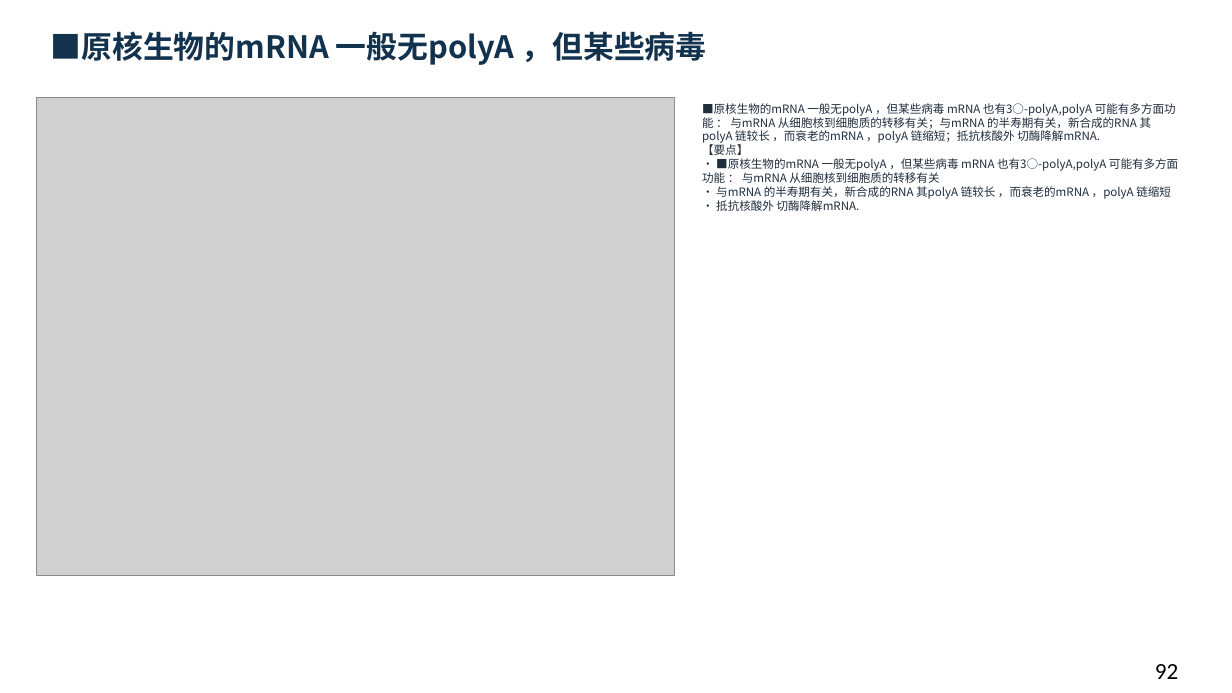
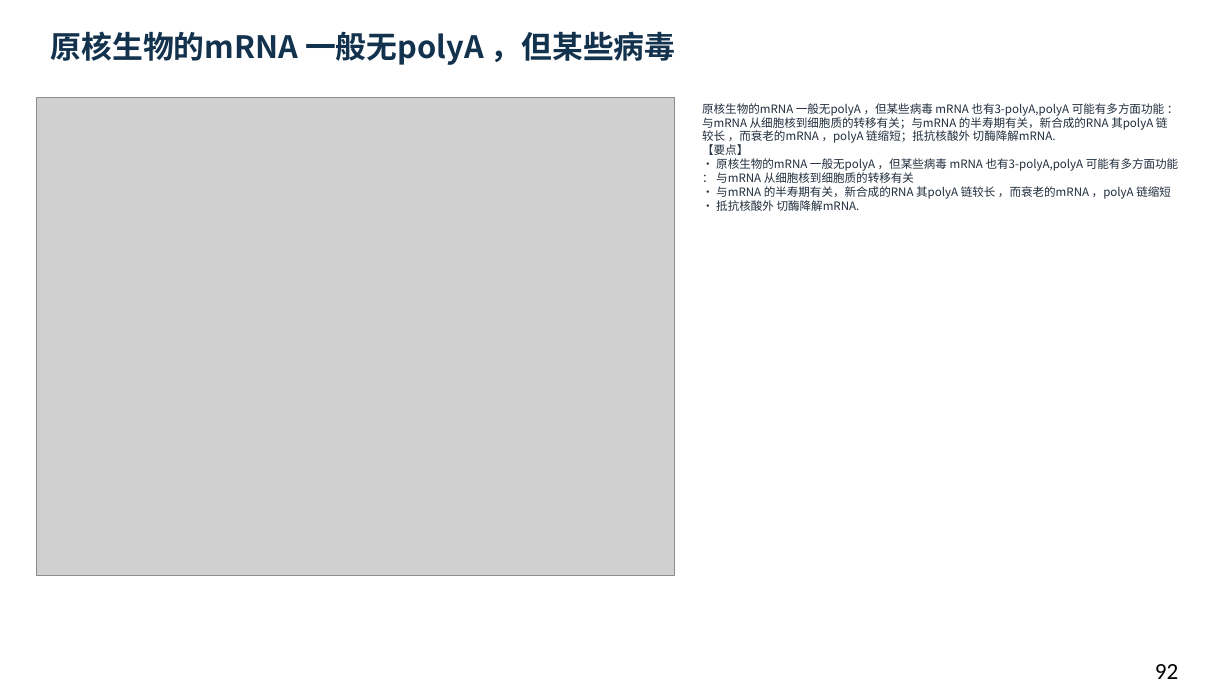
Before and after one commit to newkan-li/Biochemistry, a slide deck: slide 92 of downloads/bc11-ai-style.pptx. Drawn at 1232x693 pixels with LibreOffice and Linux fonts; fonts in the diff are those of the drawing; grey boxes stand for pictures. Boxes give left, top, right and bottom in pixels: in the first picture for what was removed or moved away, otherwise in the second. Text is boxed around its words. In the diff, an @@ line names an element or a change of style, - is before the commit and + after.

```diff
--- a/downloads/bc11-ai-style.pptx
+++ b/downloads/bc11-ai-style.pptx
@@ text at (51, 31, 676, 65): text changed @@
-■原核生物的mRNA 一般无polyA ，但某些病毒
+原核生物的mRNA 一般无polyA ，但某些病毒
@@ text at (702, 103, 1178, 211): text changed @@
-■原核生物的mRNA 一般无polyA ，但某些病毒 mRNA 也有3○-polyA,polyA 可能有多方面功能 ： 与mRNA 从细胞核到细胞质的转移有关；与mRNA 的半寿期有关，新合成的RNA 其polyA 链较长 ，而衰老的mRNA ，polyA 链缩短；抵抗核酸外 切酶降解mRNA.
-【要点】
-• ■原核生物的mRNA 一般无polyA ，但某些病毒 mRNA 也有3○-polyA,polyA 可能有多方面功能 ： 与mRNA 从细胞核到细胞质的转移有关
-• 与mRNA 的半寿期有关，新合成的RNA 其polyA 链较长 ，而衰老的mRNA ，polyA 链缩短
-• 抵抗核酸外 切酶降解mRNA.
+原核生物的mRNA 一般无polyA ，但某些病毒 mRNA 也有3-polyA,polyA 可能有多方面功能 ： 与mRNA 从细胞核到细胞质的转移有关；与mRNA 的半寿期有关，新合成的RNA 其polyA 链较长 ，而衰老的mRNA ，polyA 链缩短；抵抗核酸外 切酶降解mRNA.
+【要点】
+• 原核生物的mRNA 一般无polyA ，但某些病毒 mRNA 也有3-polyA,polyA 可能有多方面功能 ： 与mRNA 从细胞核到细胞质的转移有关
+• 与mRNA 的半寿期有关，新合成的RNA 其polyA 链较长 ，而衰老的mRNA ，polyA 链缩短
+• 抵抗核酸外 切酶降解mRNA.
```
Also in this commit, not shown: 49 other slides changed, 6 other files.
